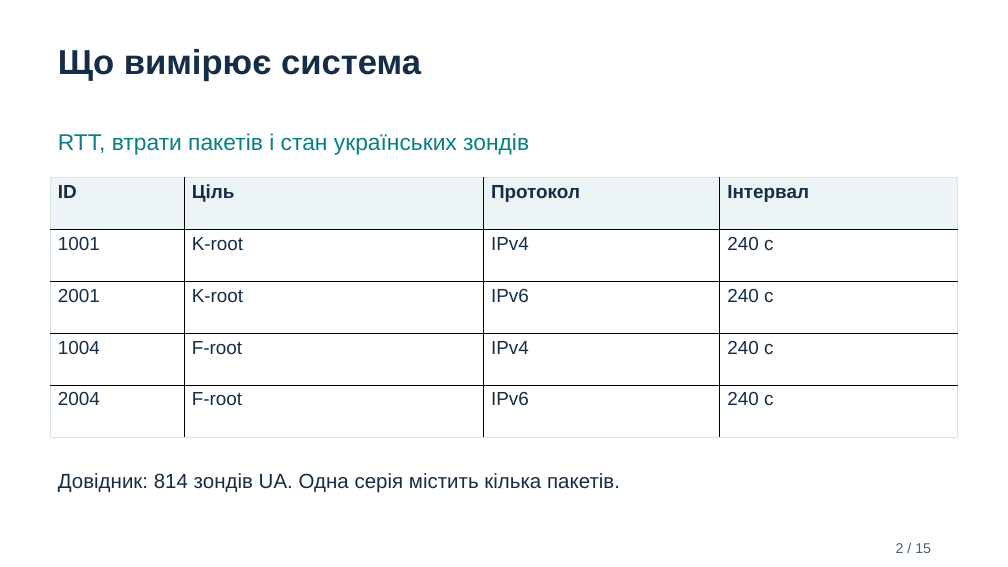
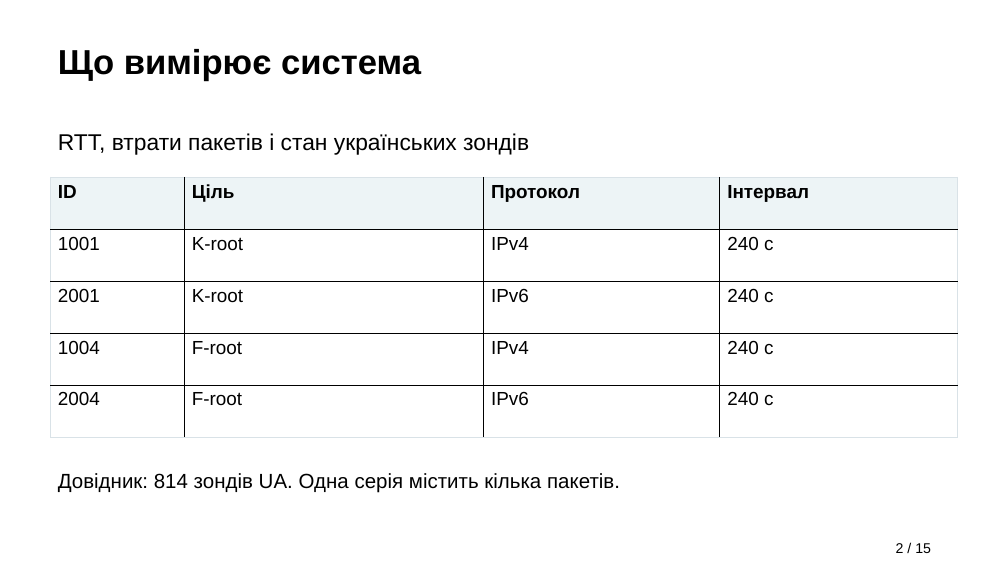
Before and after one commit to uneavk/ripe-atlas-monitoring, a slide deck: slide 2 of artifacts/handin/RIPE_Atlas_Defense.pptx. Drawn at 1008x567 pixels with LibreOffice and Linux fonts; fonts in the diff are those of the drawing. Boxes give left, top, right and bottom in pixels: in the first picture for what was removed or moved away, otherwise in the second. Text is boxed around its words. In the diff, an @@ line names an element or a change of style, - is before the commit and + after.

```diff
--- a/artifacts/handin/RIPE_Atlas_Defense.pptx
+++ b/artifacts/handin/RIPE_Atlas_Defense.pptx
@@ text "Що вимірює система" at box(58, 49, 421, 81): text colour #152D46 to #000000 @@
@@ text "RTT, втрати пакетів і стан ..." at box(58, 133, 529, 155): text colour #087F83 to #000000 @@
@@ table at box(51, 177, 958, 437) @@
@@ text colour #152D46 to #000000 @@
@@ text "Довідник: 814 зондів UA. Одна ..." at box(58, 473, 620, 493): text colour #152D46 to #000000 @@
@@ text "2 / 15" at box(896, 543, 931, 553): text colour #476074 to #000000 @@
```
Also in this commit, not shown: 14 other slides changed, 9 other files.
